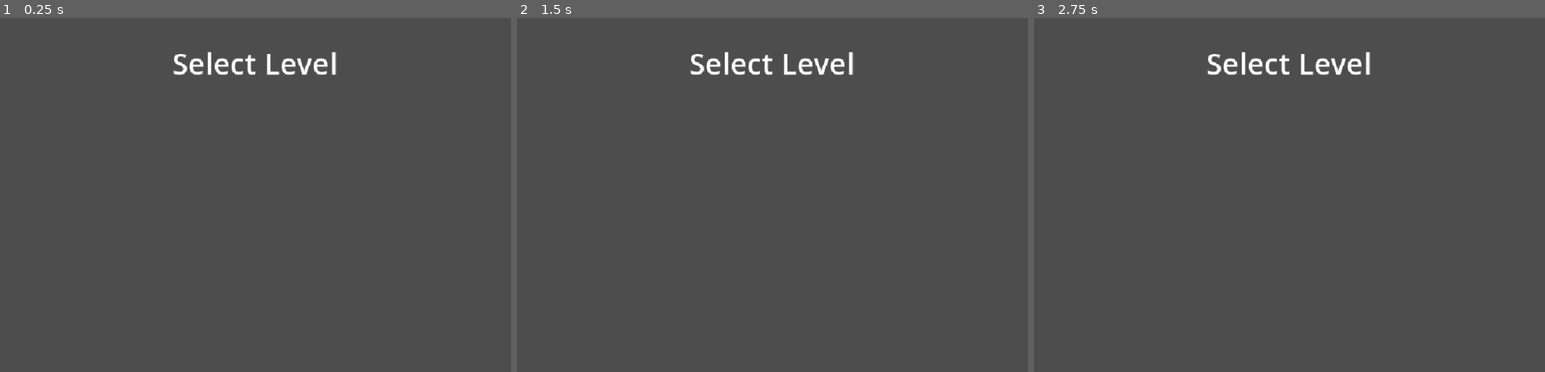
Above: before the commit, frames 1-3 (left to right).
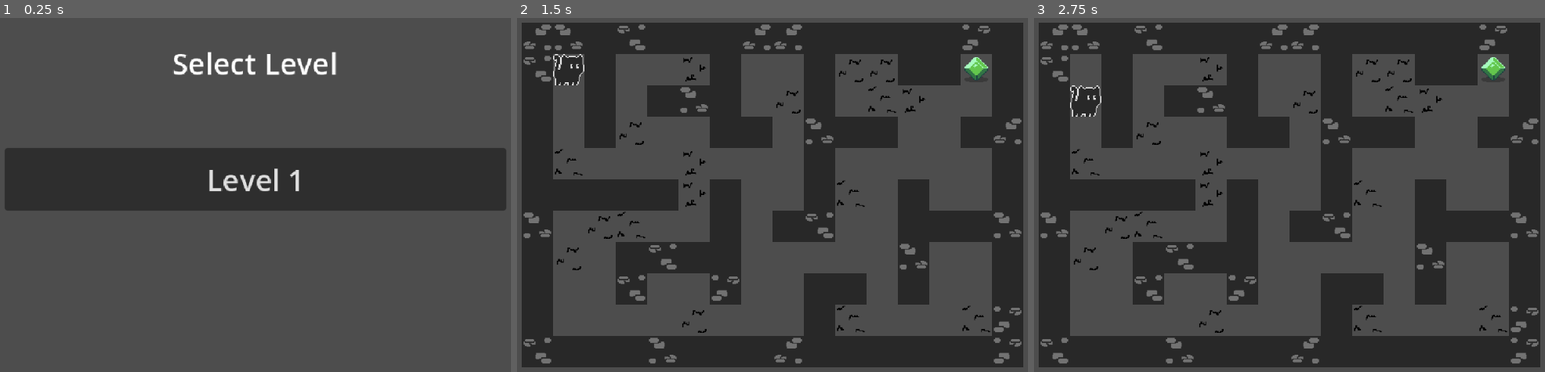
Above: after the commit, the same moments.

Repository: edshin7/Maze-Game-Godot
Game: Godot game, scene res://UI/level_select_page.tscn
The game is run twice, just before and just after one commit, with the same random seed, the same clock (stepped at 60 frames per second) and the same inputs. The project has no main scene, so this scene is started directly.
Inputs (mouse positions are in pixels of both pictures, inside the frame that each line leads up to):
- Up to frame 1 (0.25 s): no input
- Up to frame 2 (1.5 s): click (772, 180) at 0.5 s, where only the run after the commit has a clickable "Level 1"; tap Enter at 1.25 s; hold D (move_right) from 1.28 s (still down)
- Up to frame 3 (2.75 s): tap Space at 2 s; release D (move_right) at 2.03 s; hold S (move_down) from 2.03 s (still down)

The runs differ from the first frame. In frame 1, 17% of the frame differs, in the area x 0-100%, y 36-55%; in frame 2, 51%, in the area x 0-100%, y 1-99%; in frame 3, 51%.

Commit message:
Second commit for Task 5

Diff:
--- /dev/null
+++ b/UI/level_button.gd
@@ -0,0 +1,15 @@
+@tool
+extends Button
+class_name LevelButton
+
+@export var level_name: String = ""
+@export var level_path: String = ""
+
+
+# Called when the node enters the scene tree for the first time.
+func _ready() -> void:
+	text = level_name
+
+
+func _on_pressed() -> void:
+	get_tree().change_scene_to_file(level_path)
--- /dev/null
+++ b/UI/level_button.tscn
@@ -0,0 +1,10 @@
+[gd_scene load_steps=2 format=3 uid="uid://dpjuimg7m8kmi"]
+
+[ext_resource type="Script" uid="uid://x7dstnfumo60" path="res://UI/level_button.gd" id="1_l40sk"]
+
+[node name="LevelButton" type="Button"]
+size_flags_horizontal = 3
+theme_override_font_sizes/font_size = 30
+script = ExtResource("1_l40sk")
+
+[connection signal="pressed" from="." to="." method="_on_pressed"]
--- a/UI/level_select_page.tscn
+++ b/UI/level_select_page.tscn
@@ -1,4 +1,6 @@
-[gd_scene format=3 uid="uid://bpr1ack8uafwm"]
+[gd_scene load_steps=2 format=3 uid="uid://bpr1ack8uafwm"]
+
+[ext_resource type="PackedScene" uid="uid://dpjuimg7m8kmi" path="res://UI/level_button.tscn" id="1_h3n13"]
 
 [node name="LevelSelectPage" type="Control"]
 layout_mode = 3
@@ -27,3 +29,10 @@
 offset_top = 192.0
 offset_right = 576.0
 offset_bottom = 256.0
+alignment = 1
+
+[node name="LevelButton" parent="HBoxContainer" instance=ExtResource("1_h3n13")]
+layout_mode = 2
+text = "Level 1"
+level_name = "Level 1"
+level_path = "res://levels/maze.tscn"
Not shown, added: UI/level_button.gd.uid
